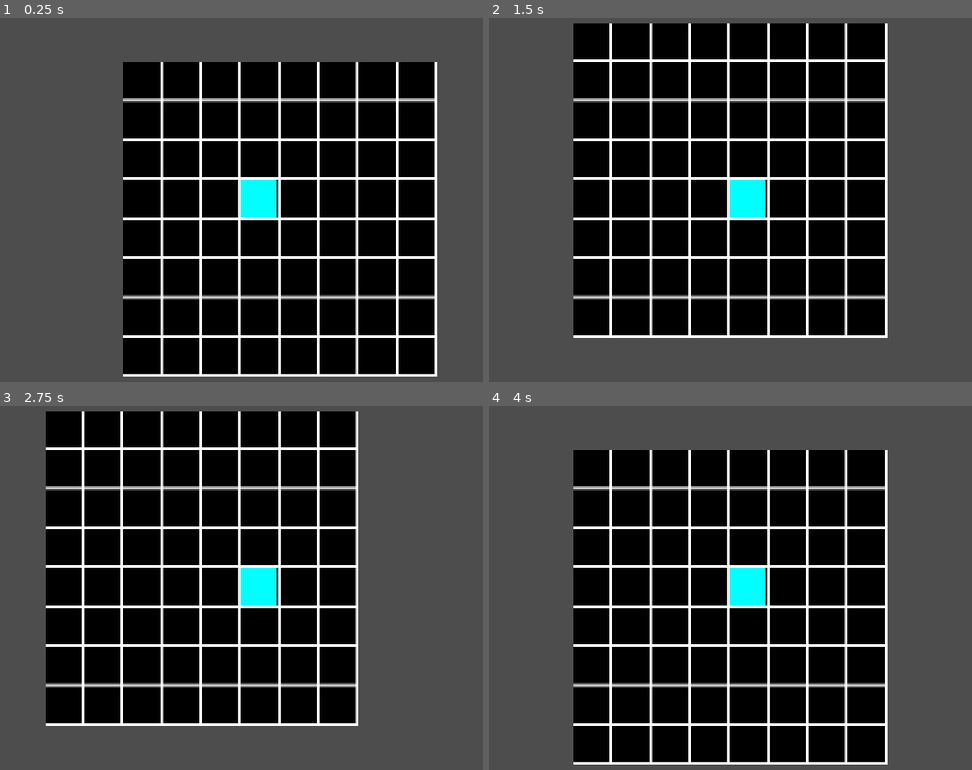
Above: before the commit, frames 1-4 (two rows, left to right).
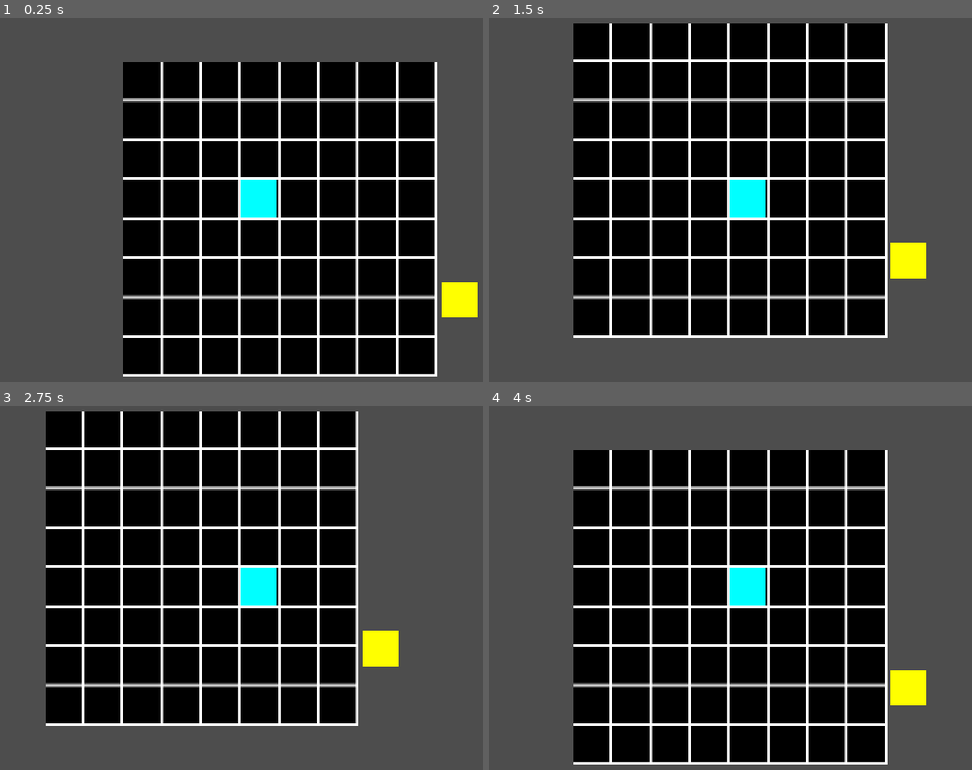
Above: after the commit, the same moments.

Repository: maseyonok421/maseyonok-sTestGameAboutPointThatCanMoveIn4DirectionsOnGrid
Game: Godot game, scene res://scenes/game.tscn
Two runs of this game, one before a commit and one after it. Both use one fixed random seed, a clock stepped at 60 frames per second and the inputs below.
Inputs:
- Up to frame 1 (0.25 s): no input
- Up to frame 2 (1.5 s): tap Enter at 0.5 s; hold Right (ui_right) 0.53-1.28 s; tap Space at 1.25 s; hold Down (ui_down) from 1.28 s (still down)
- Up to frame 3 (2.75 s): tap Enter at 2 s; release Down (ui_down) at 2.03 s; hold Right (ui_right) from 2.03 s (still down)
- Up to frame 4 (4 s): tap Space at 2.75 s; release Right (ui_right) at 2.78 s; hold Up (ui_up) 2.78-3.53 s; tap Enter at 3.5 s; hold Left (ui_left) from 3.53 s (still down)

The runs differ from the first frame. In frame 1, 0.7% of the frame differs, in the area x 91-99%, y 72-83%; in frame 2, 0.7%, in the area x 83-91%, y 61-72%; in frame 3, 0.7%; in frame 4, 0.7%.

Commit message:
+ skelet of Point

Diff:
--- /dev/null
+++ b/prefabs/point.tscn
@@ -0,0 +1,17 @@
+[gd_scene load_steps=3 format=3 uid="uid://b6q82v8ol3bjw"]
+
+[ext_resource type="Script" uid="uid://dy7k24vi2eq2h" path="res://scripts/point.gd" id="1_vi2em"]
+
+[sub_resource type="RectangleShape2D" id="RectangleShape2D_4u8h8"]
+size = Vector2(14, 12)
+
+[node name="Point" type="Node2D"]
+script = ExtResource("1_vi2em")
+
+[node name="Sprite" type="Sprite2D" parent="."]
+
+[node name="Area2D" type="Area2D" parent="."]
+
+[node name="CollisionShape2D" type="CollisionShape2D" parent="Area2D"]
+position = Vector2(7, 6)
+shape = SubResource("RectangleShape2D_4u8h8")
--- a/scenes/game.tscn
+++ b/scenes/game.tscn
@@ -1,13 +1,18 @@
-[gd_scene load_steps=4 format=3 uid="uid://ct3fjmk24n06b"]
+[gd_scene load_steps=5 format=3 uid="uid://ct3fjmk24n06b"]
 
 [ext_resource type="Script" uid="uid://dh3cvjg3ekaqr" path="res://scripts/gameManager.gd" id="1_lnu2h"]
 [ext_resource type="PackedScene" uid="uid://d24wgwq3572gw" path="res://prefabs/player.tscn" id="1_uwrxv"]
 [ext_resource type="Script" uid="uid://bw3u537vgvml3" path="res://scripts/bgGenerator.gd" id="3_lnu2h"]
+[ext_resource type="PackedScene" uid="uid://b6q82v8ol3bjw" path="res://prefabs/point.tscn" id="4_lbhrr"]
 
 [node name="Game" type="Node2D"]
+position = Vector2(1, 1)
 script = ExtResource("1_lnu2h")
 
 [node name="bg" type="Sprite2D" parent="."]
 script = ExtResource("3_lnu2h")
 
 [node name="Player" parent="." instance=ExtResource("1_uwrxv")]
+
+[node name="Point" parent="." instance=ExtResource("4_lbhrr")]
+position = Vector2(356, 180)
--- a/scripts/player.gd
+++ b/scripts/player.gd
@@ -3,6 +3,7 @@
 var positionX = 0
 var positionY = 0
 var time = 0
+var score = 0
 
 # Called when the node enters the scene tree for the first time.
 func _ready() -> void:
--- /dev/null
+++ b/scripts/point.gd
@@ -0,0 +1,14 @@
+extends Node2D
+
+
+# Called when the node enters the scene tree for the first time.
+func _ready() -> void:
+	var width  = Global.cellSize
+	var height = Global.cellSize
+
+	var img = Image.create(width, height, false, Image.FORMAT_RGB8)
+	for i in range(width):
+		for j in range(height):
+			img.set_pixel(i, j, Color(1, 1, 0))
+
+	$Sprite.texture = ImageTexture.create_from_image(img)
Not shown, added: scripts/point.gd.uid
